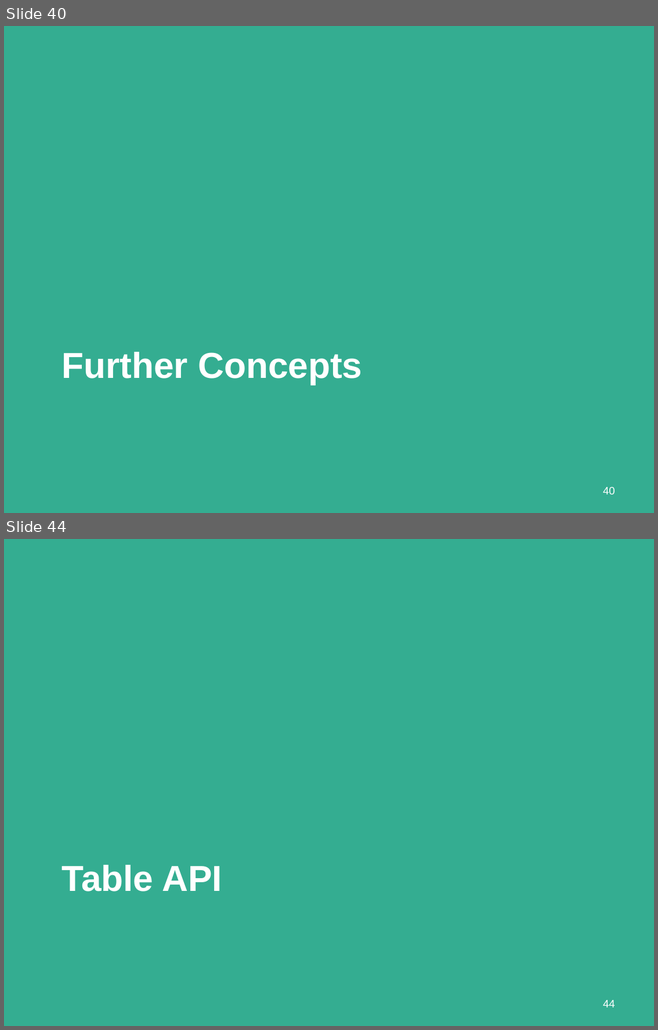
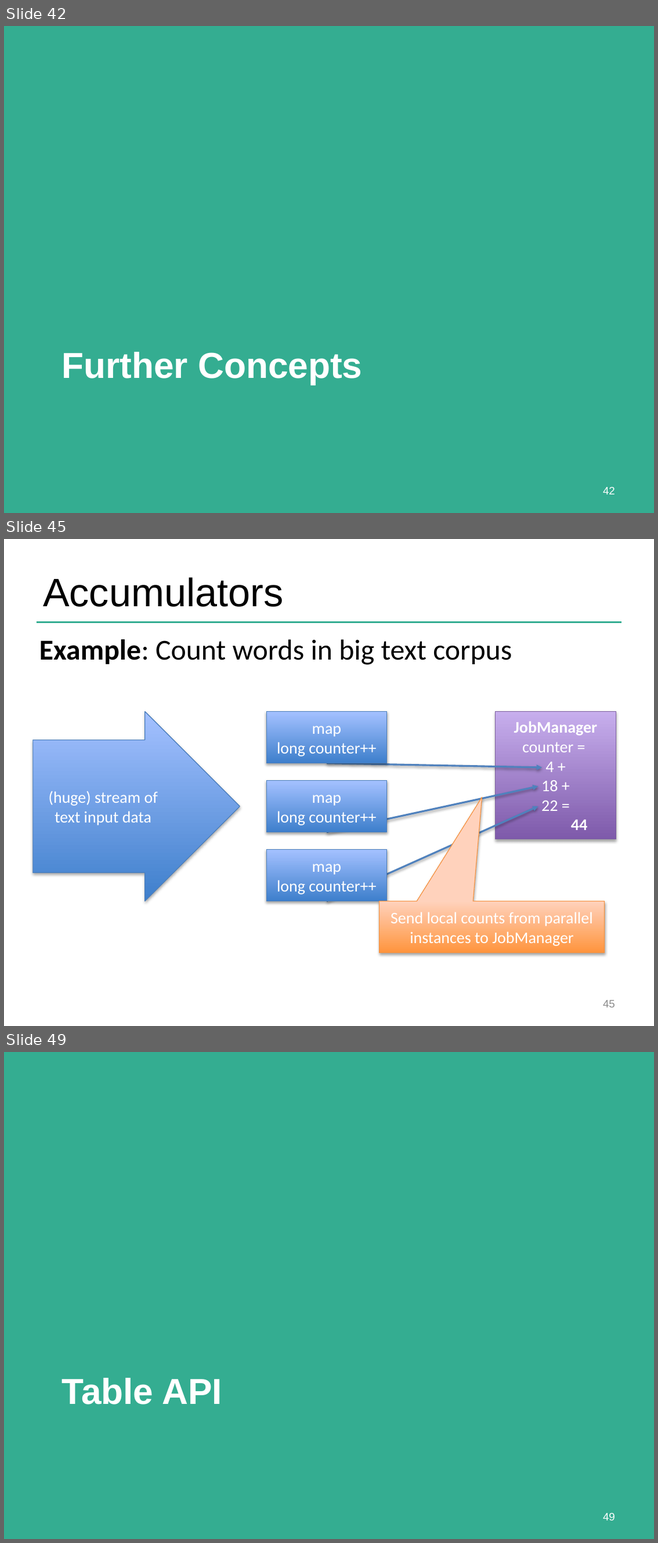
Before and after one commit to dataArtisans/flink-training-web, a slide deck: slides/flink_batch_advanced.pptx. Shown one above the other, each under a label of ours: slides 40 and 44 before the commit, slides 42, 45 and 49 after it; the slides between them are not shown. The pictures are 658x1030 and 658x1543 pixels, drawn with LibreOffice and Linux fonts; fonts in the diff are those of the drawing; background and template pictures are left out. Boxes give left, top, right and bottom in pixels: in the first picture for what was removed or moved away, otherwise in the second. Text is boxed around its words. In the diff, an @@ line names an element or a change of style, - is before the commit and + after.

```diff
--- a/slides/flink_batch_advanced.pptx
+++ b/slides/flink_batch_advanced.pptx
@@ slide 45 added at (x1=4, y1=539, x2=654, y2=1026), background #FFFFFF @@
@@ title added at (x1=43, y1=577, x2=283, y2=607), 44 pt, text #000000 @@
+Accumulators
@@ line added from (36, 622) to (621, 622), #34AD91 2 pt @@
@@ text added at (x1=39, y1=639, x2=511, y2=665), 32 pt, text #000000 @@
+Example: Count words in big text corpus
@@ right arrow added at (x1=33, y1=712, x2=240, y2=901), fill gradient #3F80CE to #A4C4FF, outline #4B7EBC 0.75 pt, 18 pt, text #FFFFFF @@
+(huge) stream of text input data
@@ rectangle added at (x1=266, y1=712, x2=387, y2=764), fill gradient #3F80CE to #A4C4FF, outline #4B7EBC 0.75 pt, 18 pt, text #FFFFFF @@
+map
+long counter++
@@ rectangle added at (x1=495, y1=712, x2=615, y2=840), fill gradient #7F5BAB to #C8B0ED, outline #7D60A0 0.75 pt, 18 pt, text #FFFFFF @@
+JobManager
+counter =
+4 +
+18 +
+22 =
+44
@@ arrow added from (326, 763) to (542, 768), #4F81BD 2 pt @@
@@ rectangle added at (x1=266, y1=781, x2=387, y2=832), fill gradient #3F80CE to #A4C4FF, outline #4B7EBC 0.75 pt, 18 pt, text #FFFFFF @@
+map
+long counter++
@@ arrow added from (326, 832) to (538, 787), #4F81BD 2 pt @@
@@ arrow added from (326, 901) to (538, 806), #4F81BD 2 pt @@
@@ rectangle added at (x1=266, y1=849, x2=387, y2=901), fill gradient #3F80CE to #A4C4FF, outline #4B7EBC 0.75 pt, 18 pt, text #FFFFFF @@
+map
+long counter++
@@ speech box added at (x1=379, y1=901, x2=604, y2=953), fill gradient #FF953E to #FFD2BD, outline #F69240 0.75 pt, 18 pt, text #FFFFFF @@
+Send local counts from parallel instances to JobManager
@@ page number added at (x1=603, y1=1000, x2=615, y2=1008), 12 pt, text #8C8C8C @@
+45
@@ what was slide 40 is now slide 42 @@
@@ page number at (x1=603, y1=487, x2=615, y2=495): text changed @@
-40
+42
@@ what was slide 44 is now slide 49 @@
@@ page number at (x1=603, y1=1513, x2=615, y2=1521): text changed @@
-44
+49
```
Also in this commit, not shown: 2 slides changed, 13 other slides added, 5 slides removed.
